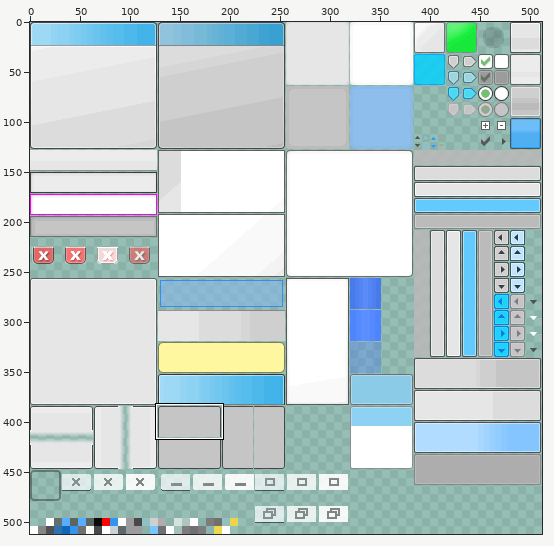
Two states of a sprite sheet, OpenSauce/Halo1/Halo1_CE/Resources/OpenSauceUI/textures/OpenSauceUISkin.png. The picture above shows the old version from afar; the outline marks the close-up.
Close-up. First the earlier version:
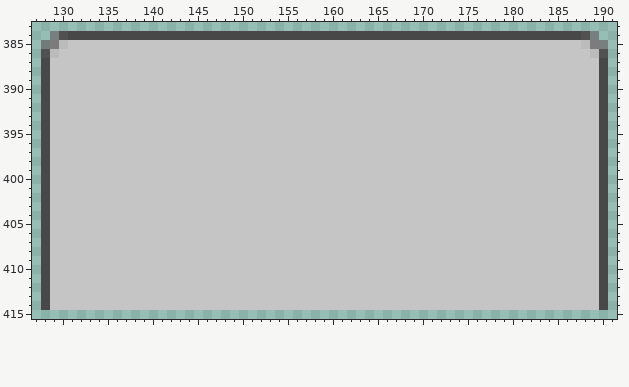
The file is 512x512 pixels. Pixels under 10% opacity are left out. Colours within 5 levels of each other are drawn and written as one. Shown: x 127..191, y 383..415. The commit also changed other parts of the picture, which this record leaves out.
And afterwards:
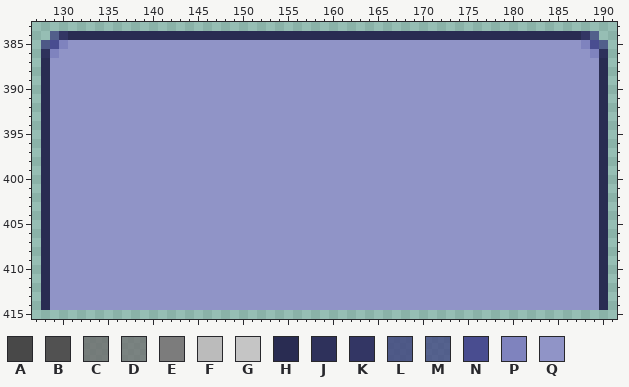
Palette (. is transparent): A #484848  B #515151  C #6e6e6ecf  D #717171c4  E #7c7c7c  F #bbbbbb  G #c5c5c5  H #292c52  J #2e315b  K #333664  L #3f437ecf  M #414682c4  N #494d90  P #7f83be  Q #9094c7
The exact change:
@@ x 127..191 @@
 383 .................................................................
-384 ..DBAAAAAAAAAAAAAAAAAAAAAAAAAAAAAAAAAAAAAAAAAAAAAAAAAAAAAAAAABD..
-385 .CEFGGGGGGGGGGGGGGGGGGGGGGGGGGGGGGGGGGGGGGGGGGGGGGGGGGGGGGGGGFED.
-386 .BFGGGGGGGGGGGGGGGGGGGGGGGGGGGGGGGGGGGGGGGGGGGGGGGGGGGGGGGGGGGFB.
-387 .AGGGGGGGGGGGGGGGGGGGGGGGGGGGGGGGGGGGGGGGGGGGGGGGGGGGGGGGGGGGGGA.
-388 .AGGGGGGGGGGGGGGGGGGGGGGGGGGGGGGGGGGGGGGGGGGGGGGGGGGGGGGGGGGGGGA.
-389 .AGGGGGGGGGGGGGGGGGGGGGGGGGGGGGGGGGGGGGGGGGGGGGGGGGGGGGGGGGGGGGA.
-390 .AGGGGGGGGGGGGGGGGGGGGGGGGGGGGGGGGGGGGGGGGGGGGGGGGGGGGGGGGGGGGGA.
-391 .AGGGGGGGGGGGGGGGGGGGGGGGGGGGGGGGGGGGGGGGGGGGGGGGGGGGGGGGGGGGGGA.
-392 .AGGGGGGGGGGGGGGGGGGGGGGGGGGGGGGGGGGGGGGGGGGGGGGGGGGGGGGGGGGGGGA.
-393 .AGGGGGGGGGGGGGGGGGGGGGGGGGGGGGGGGGGGGGGGGGGGGGGGGGGGGGGGGGGGGGA.
-394 .AGGGGGGGGGGGGGGGGGGGGGGGGGGGGGGGGGGGGGGGGGGGGGGGGGGGGGGGGGGGGGA.
-395 .AGGGGGGGGGGGGGGGGGGGGGGGGGGGGGGGGGGGGGGGGGGGGGGGGGGGGGGGGGGGGGA.
-396 .AGGGGGGGGGGGGGGGGGGGGGGGGGGGGGGGGGGGGGGGGGGGGGGGGGGGGGGGGGGGGGA.
-397 .AGGGGGGGGGGGGGGGGGGGGGGGGGGGGGGGGGGGGGGGGGGGGGGGGGGGGGGGGGGGGGA.
-398 .AGGGGGGGGGGGGGGGGGGGGGGGGGGGGGGGGGGGGGGGGGGGGGGGGGGGGGGGGGGGGGA.
-399 .AGGGGGGGGGGGGGGGGGGGGGGGGGGGGGGGGGGGGGGGGGGGGGGGGGGGGGGGGGGGGGA.
-400 .AGGGGGGGGGGGGGGGGGGGGGGGGGGGGGGGGGGGGGGGGGGGGGGGGGGGGGGGGGGGGGA.
-401 .AGGGGGGGGGGGGGGGGGGGGGGGGGGGGGGGGGGGGGGGGGGGGGGGGGGGGGGGGGGGGGA.
-402 .AGGGGGGGGGGGGGGGGGGGGGGGGGGGGGGGGGGGGGGGGGGGGGGGGGGGGGGGGGGGGGA.
-403 .AGGGGGGGGGGGGGGGGGGGGGGGGGGGGGGGGGGGGGGGGGGGGGGGGGGGGGGGGGGGGGA.
-404 .AGGGGGGGGGGGGGGGGGGGGGGGGGGGGGGGGGGGGGGGGGGGGGGGGGGGGGGGGGGGGGA.
-405 .AGGGGGGGGGGGGGGGGGGGGGGGGGGGGGGGGGGGGGGGGGGGGGGGGGGGGGGGGGGGGGA.
-406 .AGGGGGGGGGGGGGGGGGGGGGGGGGGGGGGGGGGGGGGGGGGGGGGGGGGGGGGGGGGGGGA.
-407 .AGGGGGGGGGGGGGGGGGGGGGGGGGGGGGGGGGGGGGGGGGGGGGGGGGGGGGGGGGGGGGA.
-408 .AGGGGGGGGGGGGGGGGGGGGGGGGGGGGGGGGGGGGGGGGGGGGGGGGGGGGGGGGGGGGGA.
-409 .AGGGGGGGGGGGGGGGGGGGGGGGGGGGGGGGGGGGGGGGGGGGGGGGGGGGGGGGGGGGGGA.
-410 .AGGGGGGGGGGGGGGGGGGGGGGGGGGGGGGGGGGGGGGGGGGGGGGGGGGGGGGGGGGGGGA.
-411 .AGGGGGGGGGGGGGGGGGGGGGGGGGGGGGGGGGGGGGGGGGGGGGGGGGGGGGGGGGGGGGA.
-412 .AGGGGGGGGGGGGGGGGGGGGGGGGGGGGGGGGGGGGGGGGGGGGGGGGGGGGGGGGGGGGGA.
-413 .AGGGGGGGGGGGGGGGGGGGGGGGGGGGGGGGGGGGGGGGGGGGGGGGGGGGGGGGGGGGGGA.
-414 .AGGGGGGGGGGGGGGGGGGGGGGGGGGGGGGGGGGGGGGGGGGGGGGGGGGGGGGGGGGGGGA.
+384 ..MKHHHHHHHHHHHHHHHHHHHHHHHHHHHHHHHHHHHHHHHHHHHHHHHHHHHHHHHHHKM..
+385 .LNPQQQQQQQQQQQQQQQQQQQQQQQQQQQQQQQQQQQQQQQQQQQQQQQQQQQQQQQQQPNM.
+386 .JPQQQQQQQQQQQQQQQQQQQQQQQQQQQQQQQQQQQQQQQQQQQQQQQQQQQQQQQQQQQPJ.
+387 .HQQQQQQQQQQQQQQQQQQQQQQQQQQQQQQQQQQQQQQQQQQQQQQQQQQQQQQQQQQQQQH.
+388 .HQQQQQQQQQQQQQQQQQQQQQQQQQQQQQQQQQQQQQQQQQQQQQQQQQQQQQQQQQQQQQH.
+389 .HQQQQQQQQQQQQQQQQQQQQQQQQQQQQQQQQQQQQQQQQQQQQQQQQQQQQQQQQQQQQQH.
+390 .HQQQQQQQQQQQQQQQQQQQQQQQQQQQQQQQQQQQQQQQQQQQQQQQQQQQQQQQQQQQQQH.
+391 .HQQQQQQQQQQQQQQQQQQQQQQQQQQQQQQQQQQQQQQQQQQQQQQQQQQQQQQQQQQQQQH.
+392 .HQQQQQQQQQQQQQQQQQQQQQQQQQQQQQQQQQQQQQQQQQQQQQQQQQQQQQQQQQQQQQH.
+393 .HQQQQQQQQQQQQQQQQQQQQQQQQQQQQQQQQQQQQQQQQQQQQQQQQQQQQQQQQQQQQQH.
+394 .HQQQQQQQQQQQQQQQQQQQQQQQQQQQQQQQQQQQQQQQQQQQQQQQQQQQQQQQQQQQQQH.
+395 .HQQQQQQQQQQQQQQQQQQQQQQQQQQQQQQQQQQQQQQQQQQQQQQQQQQQQQQQQQQQQQH.
+396 .HQQQQQQQQQQQQQQQQQQQQQQQQQQQQQQQQQQQQQQQQQQQQQQQQQQQQQQQQQQQQQH.
+397 .HQQQQQQQQQQQQQQQQQQQQQQQQQQQQQQQQQQQQQQQQQQQQQQQQQQQQQQQQQQQQQH.
+398 .HQQQQQQQQQQQQQQQQQQQQQQQQQQQQQQQQQQQQQQQQQQQQQQQQQQQQQQQQQQQQQH.
+399 .HQQQQQQQQQQQQQQQQQQQQQQQQQQQQQQQQQQQQQQQQQQQQQQQQQQQQQQQQQQQQQH.
+400 .HQQQQQQQQQQQQQQQQQQQQQQQQQQQQQQQQQQQQQQQQQQQQQQQQQQQQQQQQQQQQQH.
+401 .HQQQQQQQQQQQQQQQQQQQQQQQQQQQQQQQQQQQQQQQQQQQQQQQQQQQQQQQQQQQQQH.
+402 .HQQQQQQQQQQQQQQQQQQQQQQQQQQQQQQQQQQQQQQQQQQQQQQQQQQQQQQQQQQQQQH.
+403 .HQQQQQQQQQQQQQQQQQQQQQQQQQQQQQQQQQQQQQQQQQQQQQQQQQQQQQQQQQQQQQH.
+404 .HQQQQQQQQQQQQQQQQQQQQQQQQQQQQQQQQQQQQQQQQQQQQQQQQQQQQQQQQQQQQQH.
+405 .HQQQQQQQQQQQQQQQQQQQQQQQQQQQQQQQQQQQQQQQQQQQQQQQQQQQQQQQQQQQQQH.
+406 .HQQQQQQQQQQQQQQQQQQQQQQQQQQQQQQQQQQQQQQQQQQQQQQQQQQQQQQQQQQQQQH.
+407 .HQQQQQQQQQQQQQQQQQQQQQQQQQQQQQQQQQQQQQQQQQQQQQQQQQQQQQQQQQQQQQH.
+408 .HQQQQQQQQQQQQQQQQQQQQQQQQQQQQQQQQQQQQQQQQQQQQQQQQQQQQQQQQQQQQQH.
+409 .HQQQQQQQQQQQQQQQQQQQQQQQQQQQQQQQQQQQQQQQQQQQQQQQQQQQQQQQQQQQQQH.
+410 .HQQQQQQQQQQQQQQQQQQQQQQQQQQQQQQQQQQQQQQQQQQQQQQQQQQQQQQQQQQQQQH.
+411 .HQQQQQQQQQQQQQQQQQQQQQQQQQQQQQQQQQQQQQQQQQQQQQQQQQQQQQQQQQQQQQH.
+412 .HQQQQQQQQQQQQQQQQQQQQQQQQQQQQQQQQQQQQQQQQQQQQQQQQQQQQQQQQQQQQQH.
+413 .HQQQQQQQQQQQQQQQQQQQQQQQQQQQQQQQQQQQQQQQQQQQQQQQQQQQQQQQQQQQQQH.
+414 .HQQQQQQQQQQQQQQQQQQQQQQQQQQQQQQQQQQQQQQQQQQQQQQQQQQQQQQQQQQQQQH.
 415 .................................................................
Where, in picture pixels (left, top, right, bottom), the same in both close-ups:
changed: (41, 31, 608, 310)
